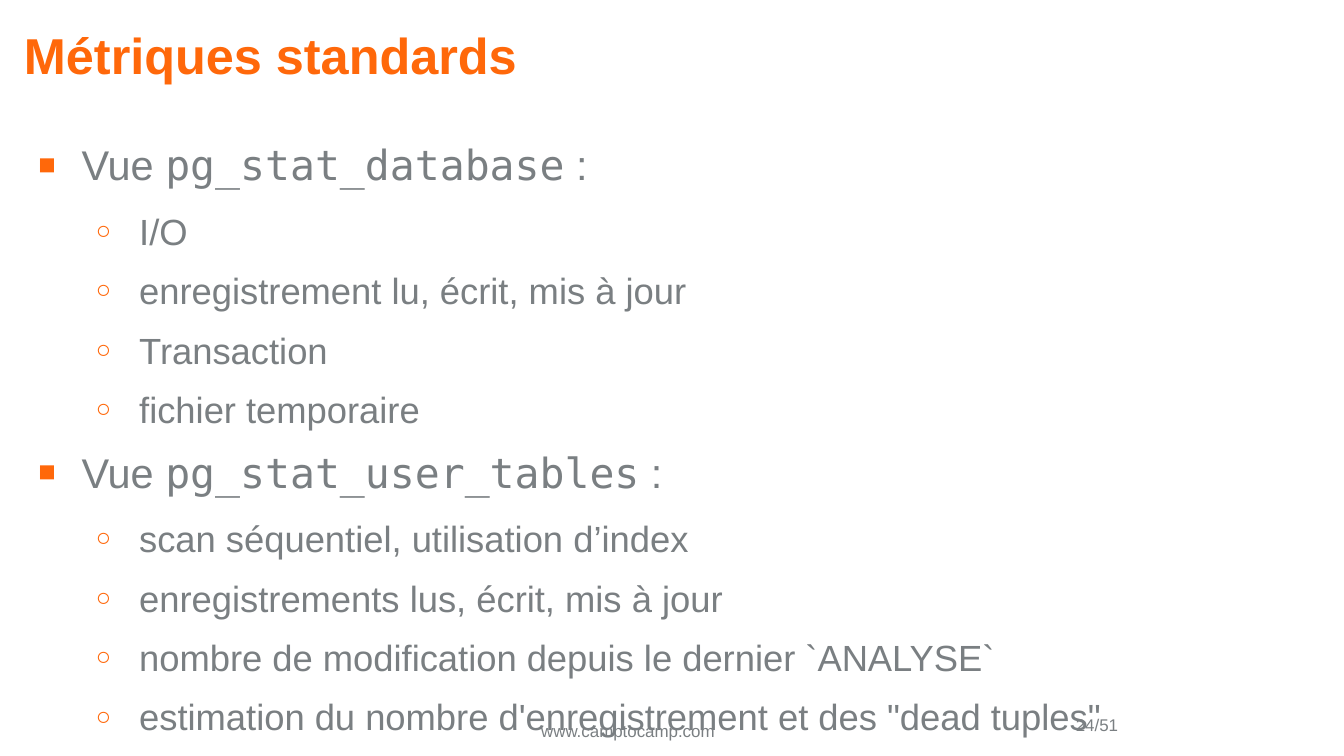
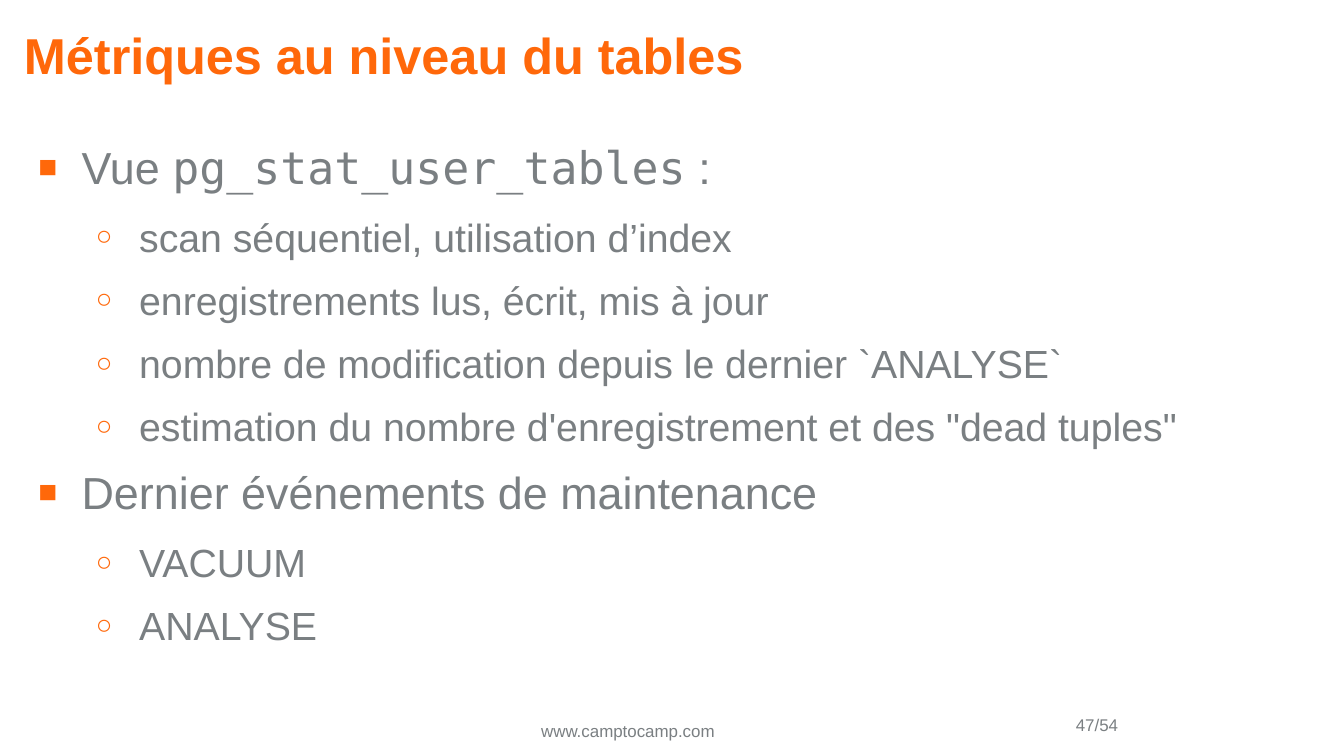
Before and after one commit to Vampouille/demo-prometheus-postgres, a slide deck: slide 47 of pgday2.odp (slide 24 before the commit). Drawn at 1344x756 pixels with LibreOffice and Linux fonts; fonts in the diff are those of the drawing; background and template pictures are left out. Boxes give left, top, right and bottom in pixels: in the first picture for what was removed or moved away, otherwise in the second. Text is boxed around its words. In the diff, an @@ line names an element or a change of style, - is before the commit and + after.

```diff
--- a/pgday2.odp
+++ b/pgday2.odp
@@ title at (x1=24, y1=37, x2=744, y2=84): text changed @@
-Métriques standards
+Métriques au niveau du tables
@@ text at (x1=82, y1=148, x2=687, y2=431): paragraphs removed @@
-■ Vue pg_stat_database :
-  ○ I/O
-  ○ enregistrement lu, écrit, mis à jour
-  ○ Transaction
-  ○ fichier temporaire
@@ text at (x1=82, y1=149, x2=1177, y2=449): size 24.5 to 26.5 pt in "Vue pg_stat_user_tables :"; size 21.5 to 23.2 pt in "scan séquentiel, utilisation d’index", "enregistrements lus, écrit, mis à jour", "nombre de modification depuis le dernier `ANALYSE`", "estimation du nombre d'enregistrement et des "dead ..." @@
@@ text at (x1=82, y1=476, x2=817, y2=641): text changed; size 21.5 to 26.5 pt @@
-  ○ Dernier événement de maintenance
+■ Dernier événements de maintenance
+  ○ VACUUM
+  ○ ANALYSE
@@ page number at (x1=1076, y1=719, x2=1118, y2=731): text changed @@
-24/51
+47/54
```
Also in this commit, not shown: 4 other slides changed, 3 slides added, 3 other files.
